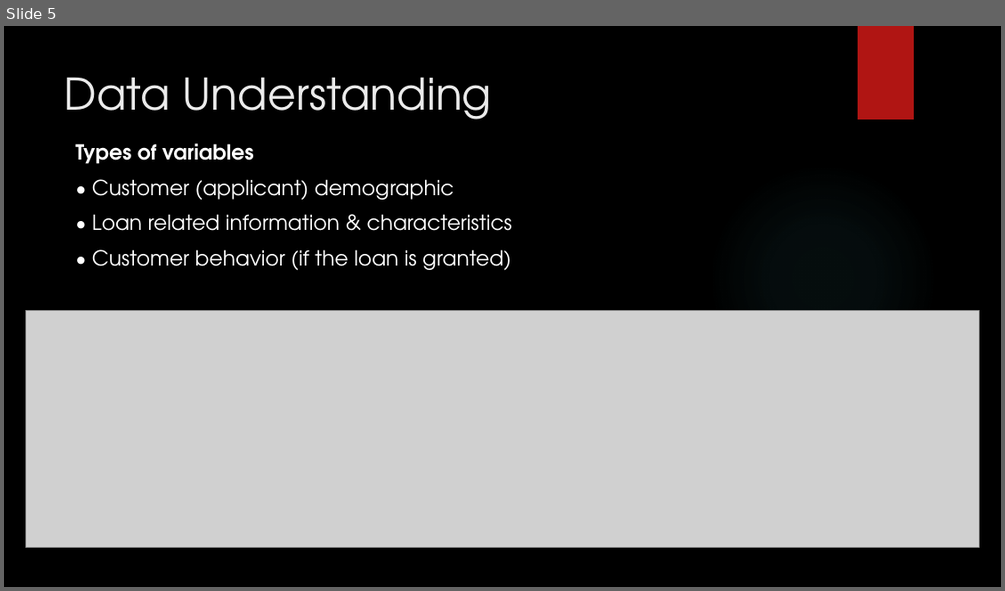
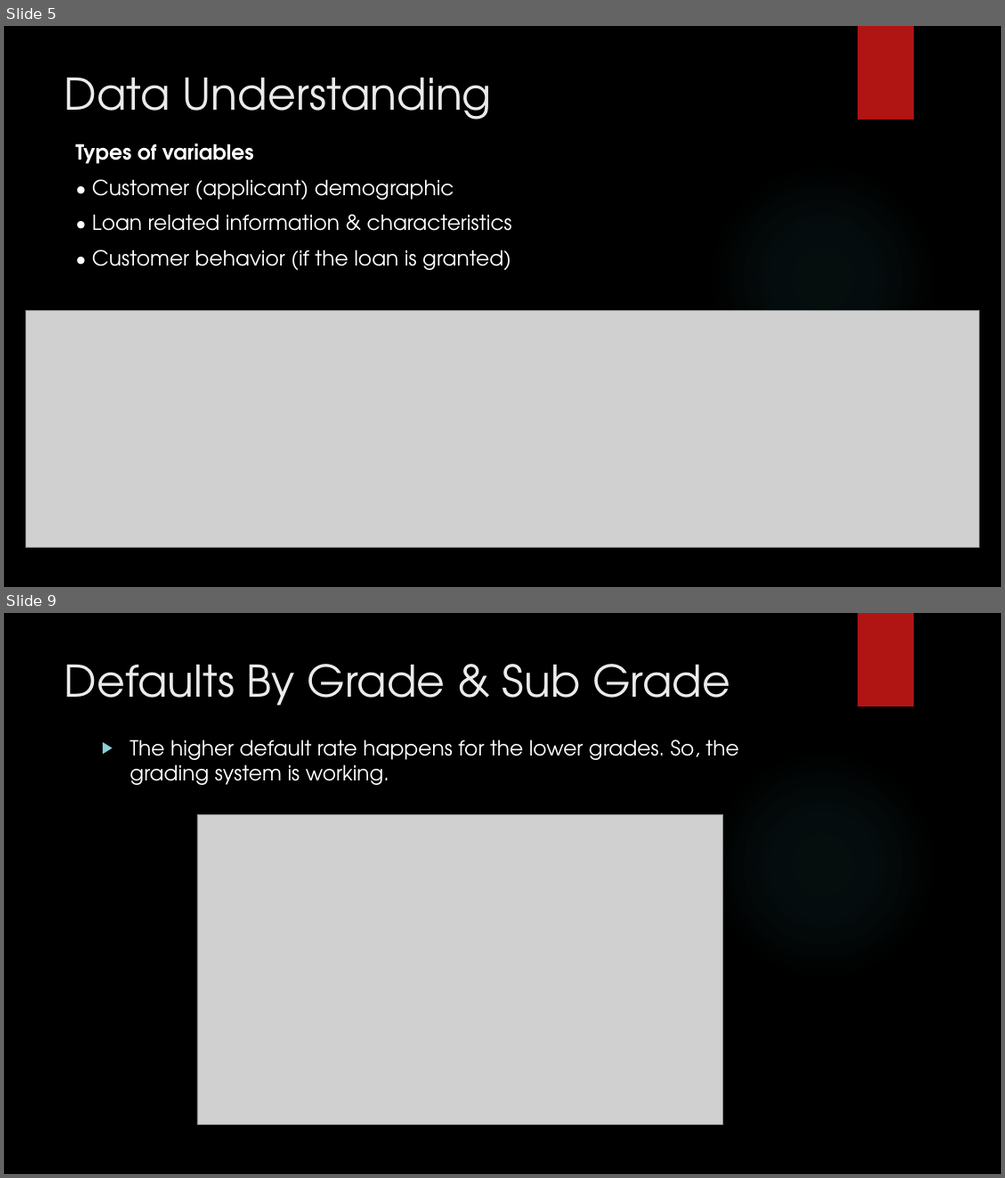
Before and after one commit to subhabrata-ghosh-1988/lending_club_case_study, a slide deck: Subhabrata_Ghosh_Lending_Club_Case_Study.pptx. Shown one above the other, each under a label of ours: slide 5 before the commit, slides 5 and 9 after it; the slides between them are not shown. The pictures are 1005x591 and 1005x1178 pixels, drawn with LibreOffice and Linux fonts; fonts in the diff are those of the drawing; grey boxes stand for pictures; background and template pictures are left out. Boxes give left, top, right and bottom in pixels: in the first picture for what was removed or moved away, otherwise in the second. Text is boxed around its words. In the diff, an @@ line names an element or a change of style, - is before the commit and + after.

```diff
--- a/Subhabrata_Ghosh_Lending_Club_Case_Study.pptx
+++ b/Subhabrata_Ghosh_Lending_Club_Case_Study.pptx
@@ slide 9 added at [4, 613, 1001, 1174], background picture (left out); not listed: 2 template elements that a slide beside it also shows @@
@@ title added at [65, 664, 730, 706], 42 pt, text #EBEBEB @@
+Defaults By Grade & Sub Grade
@@ text added at [129, 739, 738, 785], 20 pt, text #FFFFFF @@
+▶ The higher default rate happens for the lower grades. So, the grading system is working.
@@ picture added at [197, 815, 722, 1125] @@
```
Also in this commit, not shown: 18 other slides added, 2 other files.
